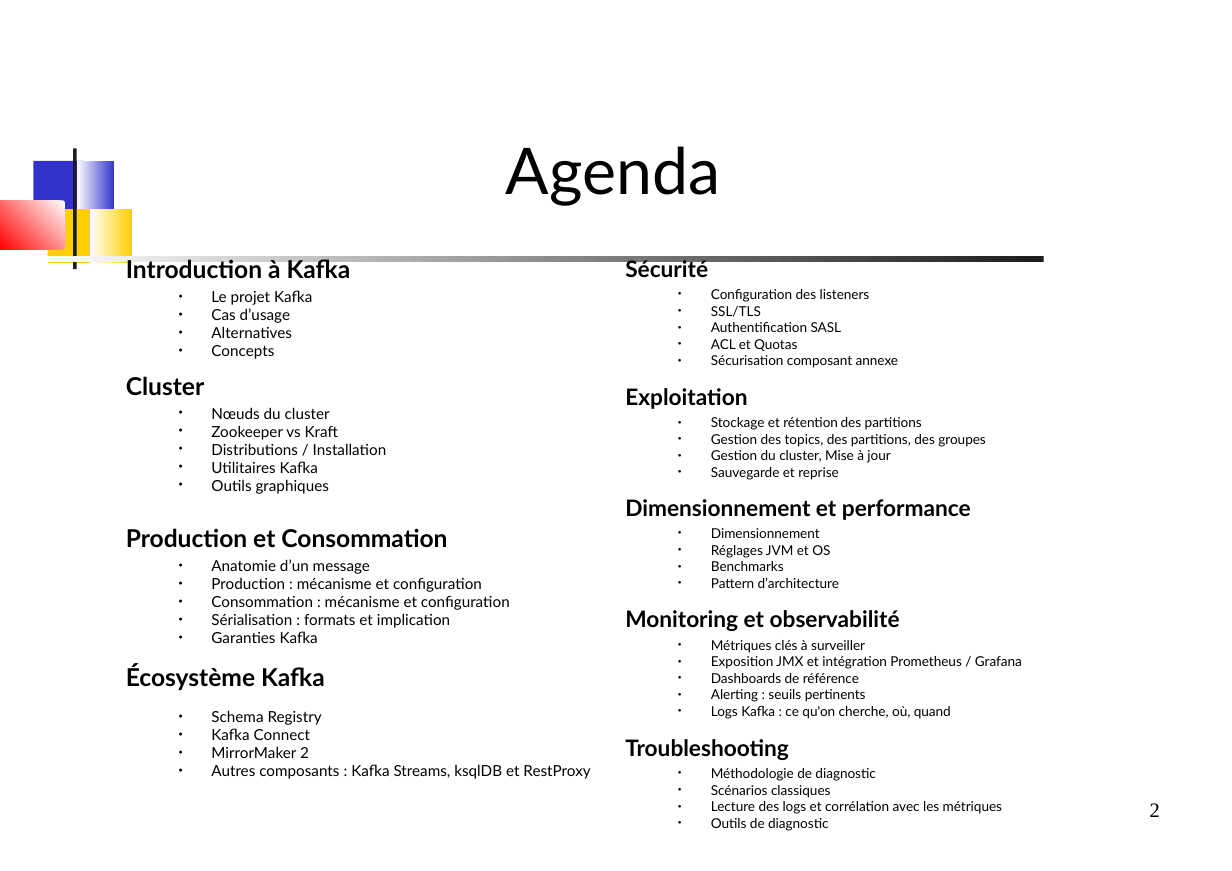
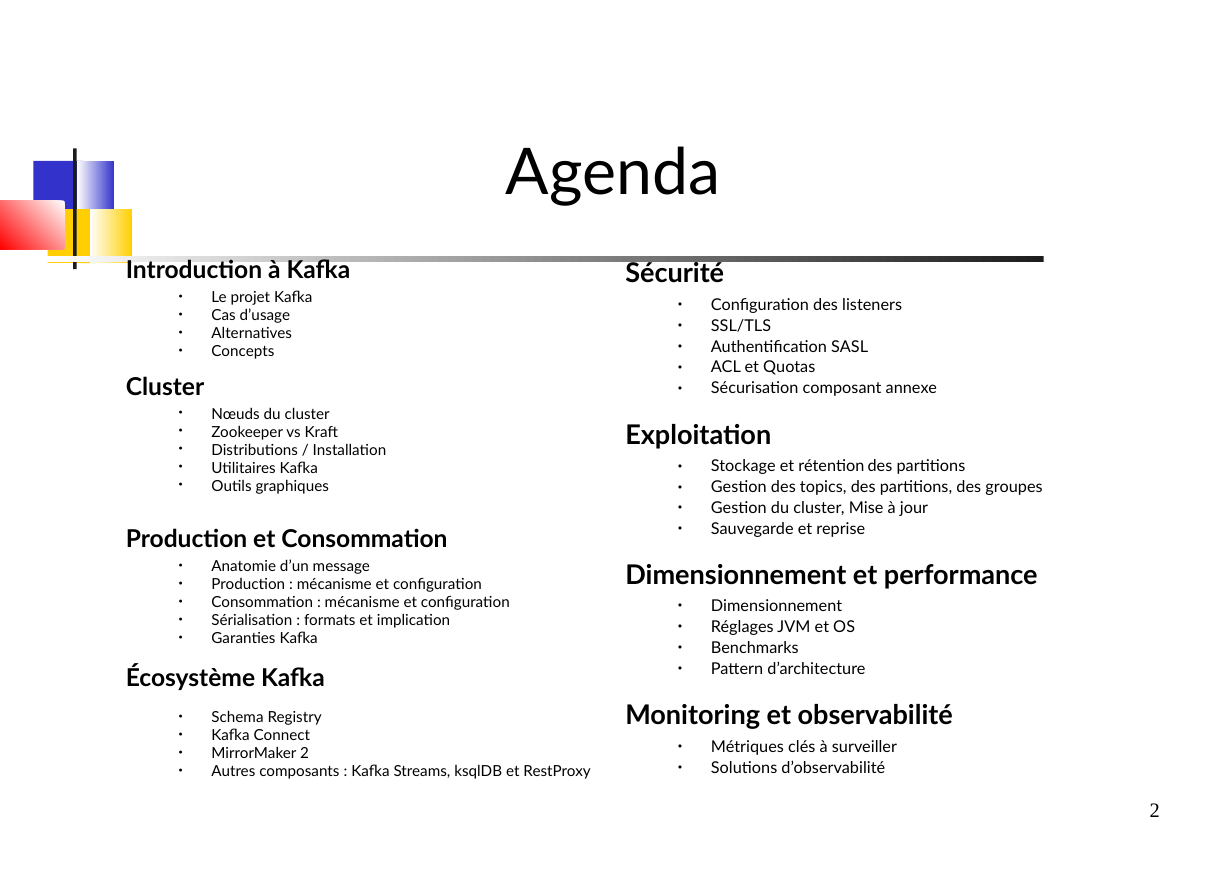
Before and after one commit to dthibau/kafka, a slide deck: slide 2 of KafkaAdmin.odp. Drawn at 1232x871 pixels with LibreOffice and Linux fonts; fonts in the diff are those of the drawing. Boxes give left, top, right and bottom in pixels: in the first picture for what was removed or moved away, otherwise in the second. Text is boxed around its words. In the diff, an @@ line names an element or a change of style, - is before the commit and + after.

```diff
--- a/KafkaAdmin.odp
+++ b/KafkaAdmin.odp
@@ text at (x1=625, y1=259, x2=1042, y2=755): size 15.5 to 18.5 pt in "Sécurité", "Exploitation", "Dimensionnement et performance", "Monitoring et observabilité"; size 9.3 to 11.1 pt in "Configuration des listeners", "SSL/TLS", "Authentification SASL", "ACL et Quotas" and 10 more places; line spacing 0.76 to 0.86 @@
@@ text at (x1=711, y1=760, x2=885, y2=773): text changed; size 9.3 to 11.1 pt @@
-● Exposition JMX et intégration Prometheus / Grafana
-● Dashboards de référence
-● Alerting : seuils pertinents
-● Logs Kafka : ce qu'on cherche, où, quand
-Troubleshooting
-● Méthodologie de diagnostic
-● Scénarios classiques
-● Lecture des logs et corrélation avec les métriques
-● Outils de diagnostic
+● Solutions d’observabilité
```
Also in this commit, not shown: 29 other slides changed, 9 slides added, 3 slides removed, 1 other file.
